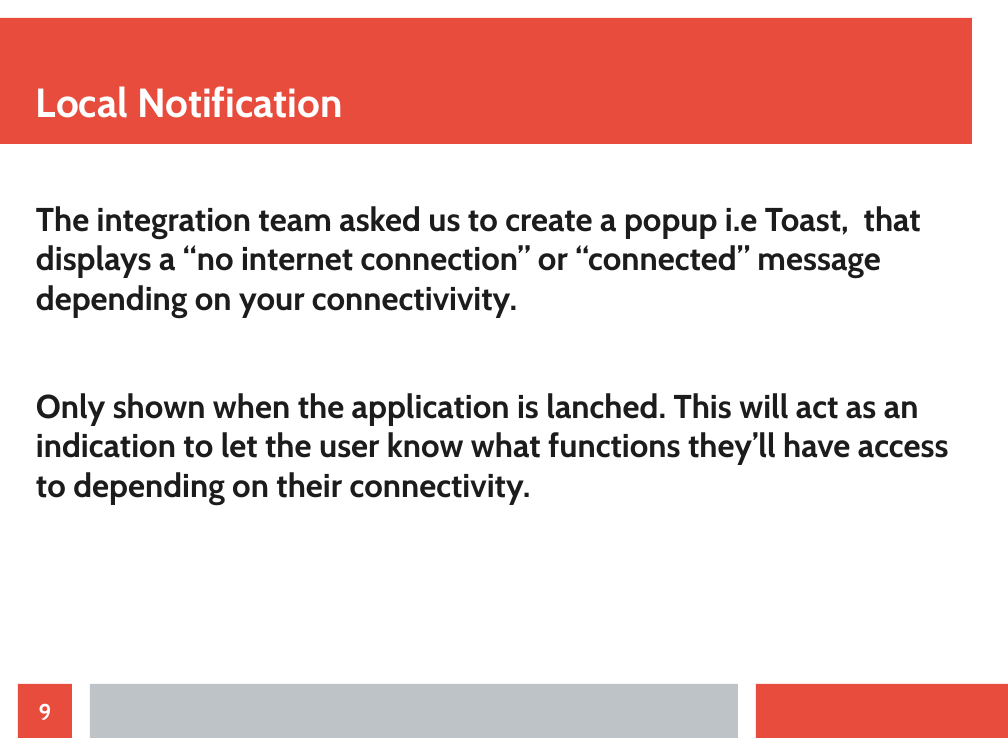
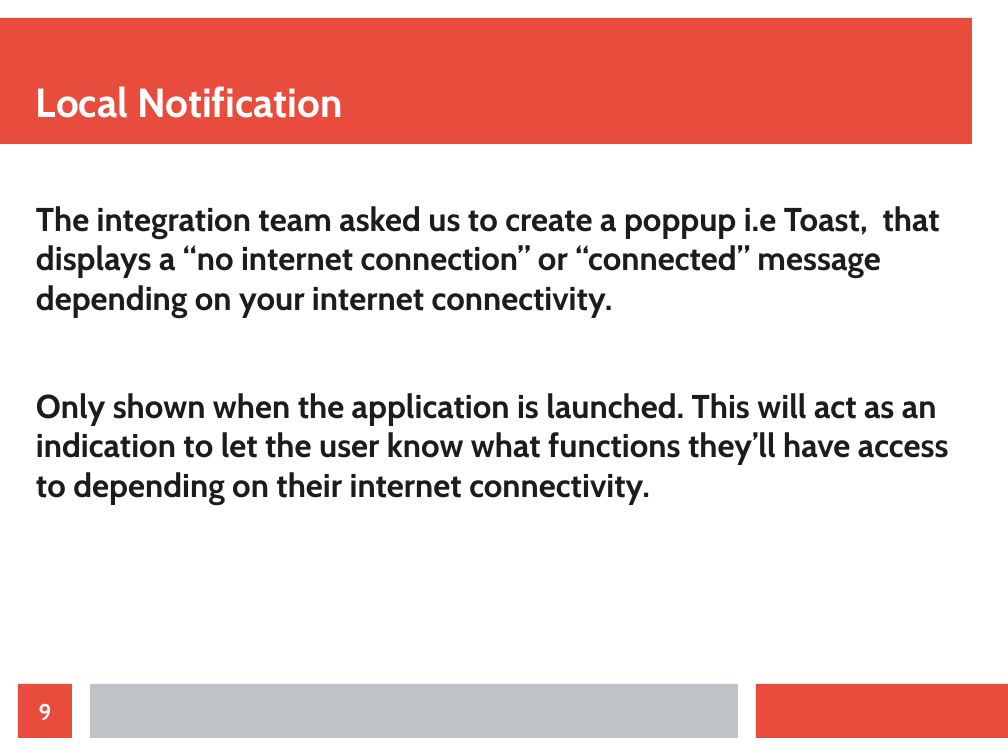
Before and after one commit to TNSelahle/Mouthpiece, a slide deck: slide 9 of Notifications/COS301_Omega_Notifications_Demo2.odp. Drawn at 1008x756 pixels with LibreOffice and Linux fonts; fonts in the diff are those of the drawing. Boxes give left, top, right and bottom in pixels: in the first picture for what was removed or moved away, otherwise in the second. Text is boxed around its words. In the diff, an @@ line names an element or a change of style, - is before the commit and + after.

```diff
--- a/Notifications/COS301_Omega_Notifications_Demo2.odp
+++ b/Notifications/COS301_Omega_Notifications_Demo2.odp
@@ text at bbox=[36, 206, 949, 505]: text changed @@
-The integration team asked us to create a popup i.e Toast, that displays a “no internet connection” or “connected” message depending on your connectivivity.
-Only shown when the application is lanched. This will act as an indication to let the user know what functions they’ll have access to depending on their connectivity.
+The integration team asked us to create a poppup i.e Toast, that displays a “no internet connection” or “connected” message depending on your internet connectivity.
+Only shown when the application is launched. This will act as an indication to let the user know what functions they’ll have access to depending on their internet connectivity.
```
Also in this commit, not shown: 4 other slides changed, 2 slides added.
